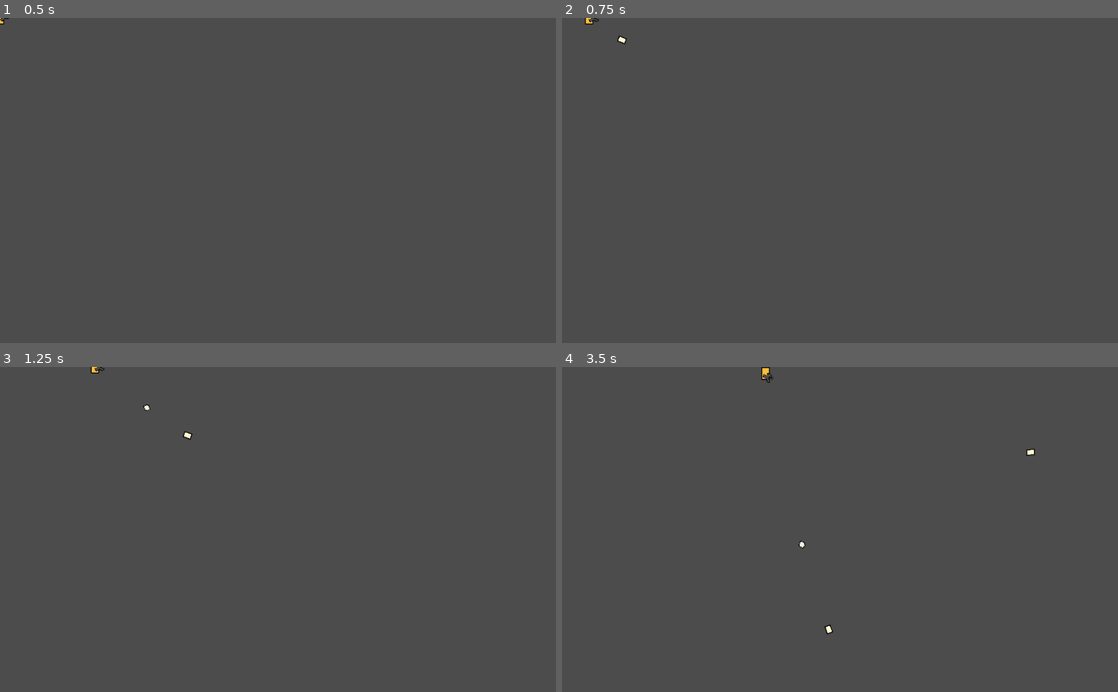
Above: before the commit, frames 1-4 (two rows, left to right).
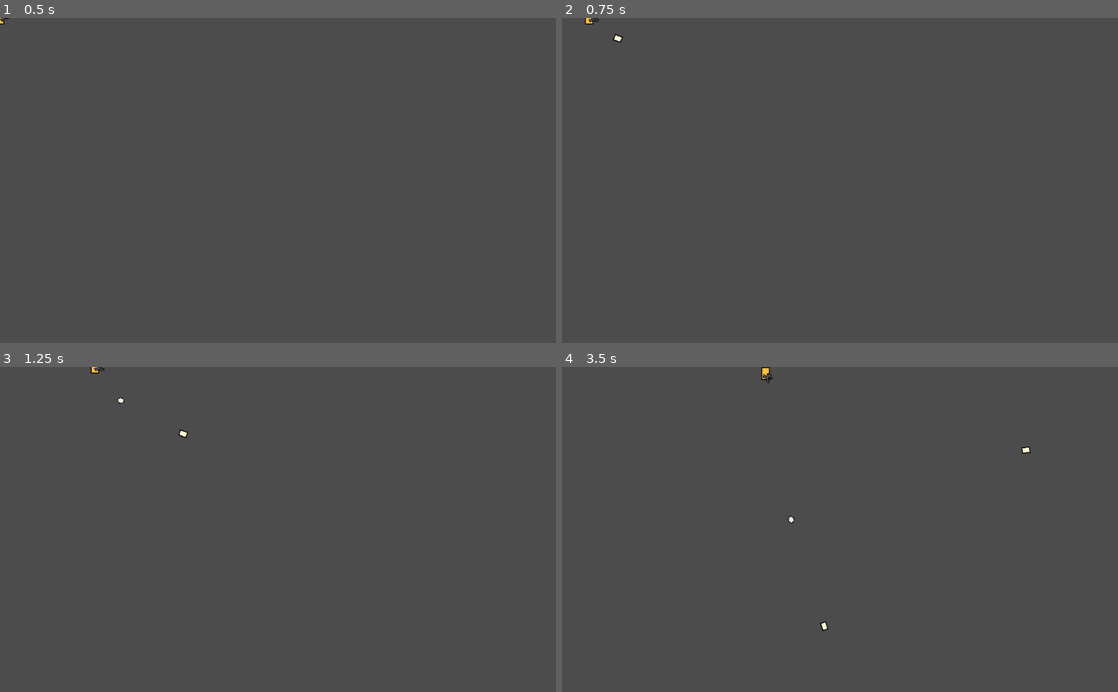
Above: after the commit, the same moments.

Repository: Xalph555/ZenoGameJam2021
Game: Godot game, scene res://Player/Player.tscn
Same seed, same stepped clock (60 frames per second), same inputs: the game is played once before the commit and once after it. The project has no main scene, so this scene is started directly.
Inputs (mouse positions are in pixels of both pictures, inside the frame that each line leads up to):
- Up to frame 1 (0.5 s): no input
- Up to frame 2 (0.75 s): tap Enter at 0.5 s; move the mouse to (962, 164) at 0.52 s; press the mouse at (962, 164) at 0.53 s; hold D (ui_move_right) from 0.53 s (still down)
- Up to frame 3 (1.25 s): keep holding D (ui_move_right); right-click (400, 513) at 0.8 s
- Up to frame 4 (3.5 s): move the mouse to (728, 545) at 1.27 s; release D (ui_move_right) at 1.28 s; release the mouse at (728, 545) at 1.28 s; hold S (ui_move_down) 1.28-2.03 s; right-click (728, 545) at 1.35 s; tap E (ui_interact, bound only after the commit) at 1.55 s; move the mouse to (895, 458) at 2.02 s; hold D (ui_move_right) 2.03-2.78 s; hold E (ui_interact, bound only after the commit) 2.03-2.78 s; click (895, 458) at 2.3 s; move the mouse to (812, 594) at 2.77 s; hold W (ui_move_up) from 2.78 s (still down); click (812, 594) at 2.85 s; right-click (812, 594) at 3.05 s

Frame 1 is identical in both runs. In frame 2, less than 0.1% of the frame differs, in the area x 9-12%, y 4-9%; in frame 3, less than 0.1%; in frame 4, 0.2%, in the area x 36-86%, y 1-83%.

Commit message:
Car Complete
- can drive car
- can enter and exit car
- car moves like a car

Diff:
--- a/Car/Car.gd
+++ b/Car/Car.gd
@@ -3,7 +3,133 @@
 
 extends KinematicBody2D
 
+class_name Car
+
+var _in_player_control := false
+var _player_reference : Player
+var _player_enter_pos := Vector2.ZERO
+
+# car movement vars
+var _friction := -1.0 # lower max speed - make larger
+var _drag := -0.001 # lower max speed - make smaller
+
+var _wheel_dist := 70.0
+var _steering_angle := 50.0
+
+var _move_speed := 200.0
+var _acceleration := Vector2.ZERO
+
+var _break_speed := -200
+var _max_reverse_speed := 400
+
+var _slip_speed := 100.0
+var _traction_fast := 0.1
+var _traction_slow := 0.7
+
+var _steer_angle := 0.0
+var velocity := Vector2.ZERO
 
 
-func _ready() -> void:
-	pass
+func _input(event: InputEvent) -> void:
+	if _player_reference:
+		if event.is_action_pressed("ui_interact"):
+			if !_in_player_control:
+				player_enter_car()
+
+			elif _in_player_control:
+				player_exit_car()
+
+
+func get_input() -> void:
+	var turn = 0
+
+	if Input.is_action_pressed("ui_move_right"):
+		turn += 1
+	if Input.is_action_pressed("ui_move_left"):
+		turn -= 1
+
+	_steer_angle = turn * deg2rad(_steering_angle)
+
+	if Input.is_action_pressed("ui_move_up"):
+		_acceleration = transform.x * _move_speed
+
+	if Input.is_action_pressed("ui_move_down"):
+		_acceleration = transform.x * _break_speed
+
+
+func _physics_process(delta: float) -> void:
+	update_movement(delta)
+
+
+func update_movement(delta: float) -> void:
+	_acceleration = Vector2.ZERO
+
+	apply_friction()
+
+	if _in_player_control:
+		get_input()
+
+	calculate_steering(delta)
+
+	velocity += _acceleration * delta
+	velocity = move_and_slide(velocity)
+
+
+func calculate_steering(delta: float) -> void:
+	var _rear_wheels := position - (transform.x * _wheel_dist / 2.0)
+	var _front_wheels := position + (transform.x * _wheel_dist / 2.0)
+
+	_rear_wheels += velocity * delta
+	_front_wheels += velocity.rotated(_steer_angle) * delta
+
+	var _forward_dir := (_front_wheels - _rear_wheels).normalized()
+
+	var _traction := _traction_slow
+	if velocity.length() > _slip_speed:
+		_traction = _traction_fast
+
+	var d := _forward_dir.dot(velocity.normalized())
+	if d > 0:
+		velocity = velocity.linear_interpolate(_forward_dir * velocity.length(), _traction)
+
+	if d < 0:
+		velocity = -_forward_dir * min(velocity.length(), _max_reverse_speed)
+
+	rotation = _forward_dir.angle()
+
+
+func apply_friction() -> void:
+	if velocity.length() < 5:
+		velocity = Vector2.ZERO
+
+	var _friction_force = velocity * _friction
+	var _drag_force = velocity * velocity.length() * _drag
+
+	_acceleration += _drag_force + _friction_force
+
+
+func player_enter_car() -> void:
+	_player_reference.remove_player_control()
+	_in_player_control = true
+
+	_player_enter_pos = to_local(_player_reference.global_position)
+
+	_player_reference.visible = false
+
+
+func player_exit_car() -> void:
+	_player_reference.return_player_control()
+	_in_player_control = false
+
+	_player_reference.global_position = to_global(_player_enter_pos)
+
+	_player_reference.visible = true
+
+
+func _on_PlayerInteractArea_body_entered(body: Node) -> void:
+	_player_reference = body as Player
+
+
+func _on_PlayerInteractArea_body_exited(body: Node) -> void:
+	if !_in_player_control and body == _player_reference:
+		_player_reference = null
--- a/Car/Car.tscn
+++ b/Car/Car.tscn
@@ -7,8 +7,12 @@
 radius = 6.5
 height = 14.0
 
+[sub_resource type="CircleShape2D" id=2]
+radius = 16.0312
+
 [node name="Car" type="KinematicBody2D"]
 scale = Vector2( 2, 2 )
+collision_layer = 513
 collision_mask = 512
 script = ExtResource( 2 )
 
@@ -20,3 +24,14 @@
 [node name="CollisionShape2D" type="CollisionShape2D" parent="."]
 rotation = 1.5708
 shape = SubResource( 1 )
+
+[node name="PlayerInteractArea" type="Area2D" parent="."]
+collision_layer = 0
+monitorable = false
+
+[node name="CollisionShape2D" type="CollisionShape2D" parent="PlayerInteractArea"]
+modulate = Color( 0.45098, 0.356863, 1, 1 )
+shape = SubResource( 2 )
+
+[connection signal="body_entered" from="PlayerInteractArea" to="." method="_on_PlayerInteractArea_body_entered"]
+[connection signal="body_exited" from="PlayerInteractArea" to="." method="_on_PlayerInteractArea_body_exited"]
--- a/Player/EggThrower/EggThrower.gd
+++ b/Player/EggThrower/EggThrower.gd
@@ -4,7 +4,7 @@
 extends Node2D
 
 export(PackedScene) var _egg_scene = _egg_scene as Projectile
-export var _projectile_force := 500
+export var _projectile_force := 400
 
 onready var _parent := get_parent()
 onready var _shoot_dir := Vector2.ZERO
@@ -19,7 +19,7 @@
 	rotation_degrees = wrapf(rotation_degrees, 0, 360)
 
 
-func shoot(amount) -> void:
+func shoot(amount: int) -> void:
 	for i in range (amount):
 		var _egg_temp = _egg_scene.instance() as Projectile
 		get_viewport().add_child(_egg_temp)
--- a/Player/Player.gd
+++ b/Player/Player.gd
@@ -3,8 +3,12 @@
 
 extends KinematicBody2D
 
+class_name Player
+
 export var posters_to_fire := 1
 export var eggs_to_throw := 1
+
+var _in_player_control := true
 
 var _move_speed := 250.0
 var mouse_dir := Vector2.ZERO
@@ -16,11 +20,7 @@
 onready var _egg_thrower := $EggThrower
 
 
-func _ready() -> void:
-	pass
-
-
-func _input(event: InputEvent) -> void:
+func get_input() -> void:
 	# movement
 	move_dir = Input.get_vector("ui_move_left", "ui_move_right", "ui_move_up", "ui_move_down")
 
@@ -28,11 +28,11 @@
 	mouse_dir = (get_global_mouse_position() - self.global_position).normalized()
 
 	# poster gun fire
-	if event.is_action_pressed("ui_shoot_primary"):
+	if Input.is_action_just_pressed("ui_shoot_primary"):
 		_poster_gun.shoot(posters_to_fire)
 
 	# egg throw
-	if event.is_action_pressed("ui_shoot_secondary"):
+	if Input.is_action_just_pressed("ui_shoot_secondary"):
 		_egg_thrower.shoot(eggs_to_throw)
 
 
@@ -41,10 +41,12 @@
 
 
 func _physics_process(delta: float) -> void:
-	update_movement()
+	if _in_player_control:
+		get_input()
+		update_movement(delta)
 
 
-func update_movement() -> void:
+func update_movement(delta: float) -> void:
 	velocity = move_dir * _move_speed
 	velocity = move_and_slide(velocity)
 
@@ -54,3 +56,11 @@
 		_sprite.scale.x = 1
 	elif move_dir.x < 0:
 		_sprite.scale.x = -1
+
+
+func remove_player_control() -> void:
+	_in_player_control = false
+
+
+func return_player_control() -> void:
+	_in_player_control = true
--- a/Player/Player.tscn
+++ b/Player/Player.tscn
@@ -6,8 +6,8 @@
 [ext_resource path="res://Player/EggThrower/EggThrower.tscn" type="PackedScene" id=4]
 
 [sub_resource type="CapsuleShape2D" id=1]
-radius = 4.0
-height = 4.0
+radius = 3.0
+height = 2.0
 
 [node name="Player" type="KinematicBody2D"]
 scale = Vector2( 2, 2 )
@@ -20,6 +20,8 @@
 texture = ExtResource( 1 )
 
 [node name="CollisionShape2D" type="CollisionShape2D" parent="."]
+position = Vector2( 0, 3 )
+rotation = 1.5708
 shape = SubResource( 1 )
 
 [node name="Gun" parent="." instance=ExtResource( 2 )]
--- a/Player/PosterGun/Gun.gd
+++ b/Player/PosterGun/Gun.gd
@@ -31,7 +31,7 @@
 		_pivot.scale.y = 1
 
 
-func shoot(amount) -> void:
+func shoot(amount: int) -> void:
 	for i in range (amount):
 		var _poster_temp = _poster_scene.instance() as Projectile
 		get_viewport().add_child(_poster_temp)
--- a/Projectiles/Egg/EggProjectile.tscn
+++ b/Projectiles/Egg/EggProjectile.tscn
@@ -21,6 +21,8 @@
 
 [node name="Timer" type="Timer" parent="."]
 wait_time = 0.5
+one_shot = true
+autostart = true
 
 [node name="HitBox" parent="." instance=ExtResource( 3 )]
 collision_layer = 4
--- a/Projectiles/Projectile.gd
+++ b/Projectiles/Projectile.gd
@@ -18,7 +18,7 @@
 	position += velocity * delta
 
 
-func shoot(shoot_rot, start_pos, projectile_speed) -> void:
+func shoot(shoot_rot: float, start_pos: Vector2, projectile_speed: float) -> void:
 	move_dir = move_dir.rotated(shoot_rot)
 	move_speed = projectile_speed
 	rotation = shoot_rot + rot_adjust
--- /dev/null
+++ b/TestLevel/TestLevel.tscn
@@ -0,0 +1,14 @@
+[gd_scene load_steps=3 format=2]
+
+[ext_resource path="res://Car/Car.tscn" type="PackedScene" id=1]
+[ext_resource path="res://Player/Player.tscn" type="PackedScene" id=2]
+
+[node name="TestLevel" type="Node2D"]
+
+[node name="YSort" type="YSort" parent="."]
+
+[node name="Car" parent="YSort" instance=ExtResource( 1 )]
+position = Vector2( 547, 393 )
+
+[node name="Player" parent="YSort" instance=ExtResource( 2 )]
+position = Vector2( 539, 295 )
--- a/project.godot
+++ b/project.godot
@@ -9,6 +9,11 @@
 config_version=4
 
 _global_script_classes=[ {
+"base": "KinematicBody2D",
+"class": "Car",
+"language": "GDScript",
+"path": "res://Car/Car.gd"
+}, {
 "base": "Area2D",
 "class": "Hitbox",
 "language": "GDScript",
@@ -19,14 +24,21 @@
 "language": "GDScript",
 "path": "res://Common/HurtAndHitBox/HurtBox.gd"
 }, {
+"base": "KinematicBody2D",
+"class": "Player",
+"language": "GDScript",
+"path": "res://Player/Player.gd"
+}, {
 "base": "Sprite",
 "class": "Projectile",
 "language": "GDScript",
 "path": "res://Projectiles/Projectile.gd"
 } ]
 _global_script_class_icons={
+"Car": "",
 "Hitbox": "",
 "Hurtbox": "",
+"Player": "",
 "Projectile": ""
 }
 
@@ -78,6 +90,12 @@
 "events": [ Object(InputEventMouseButton,"resource_local_to_scene":false,"resource_name":"","device":0,"alt":false,"shi …(212 unchanged characters)…
  ]
 }
+ui_interact={
+"deadzone": 0.5,
+"events": [ Object(InputEventKey,"resource_local_to_scene":false,"resource_name":"","device":0,"alt":false,"shift":false,"control":false,"meta":false,"command":false,"pressed":false,"scancode":0,"physical_scancode":69,"unicode":0,"echo":false,"script":null)
+, Object(InputEventKey,"resource_local_to_scene":false,"resource_name":"","device":0,"alt":false,"shift":false,"control":false,"meta":false,"command":false,"pressed":false,"scancode":69,"physical_scancode":0,"unicode":0,"echo":false,"script":null)
+ ]
+}
 
 [layer_names]
 
Not shown: 1 places in Car/Car.tscn that only renumber resources
